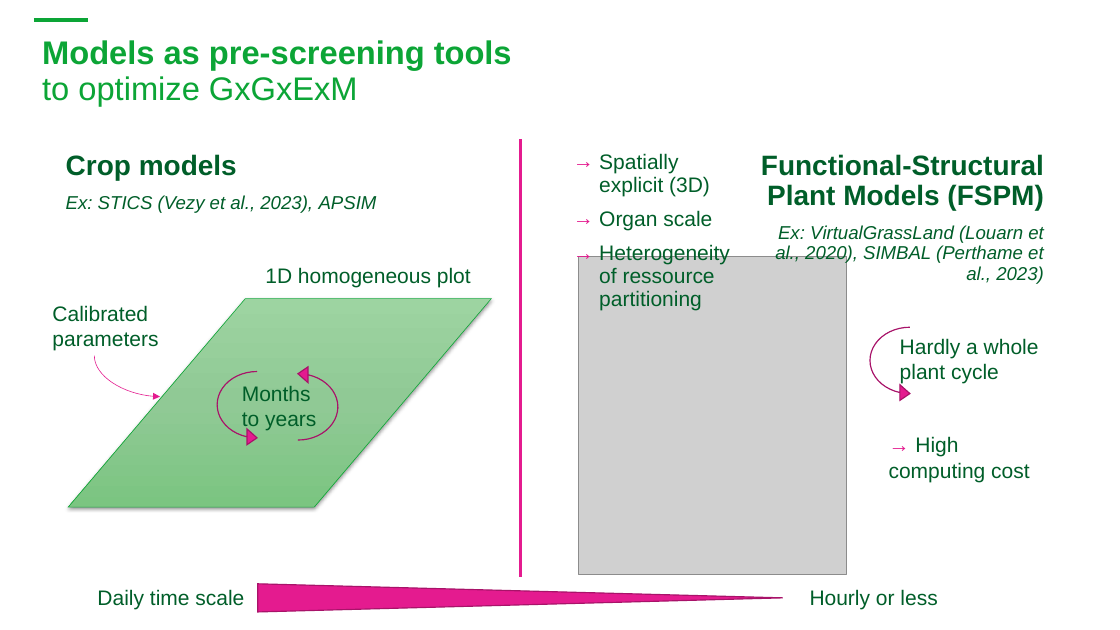
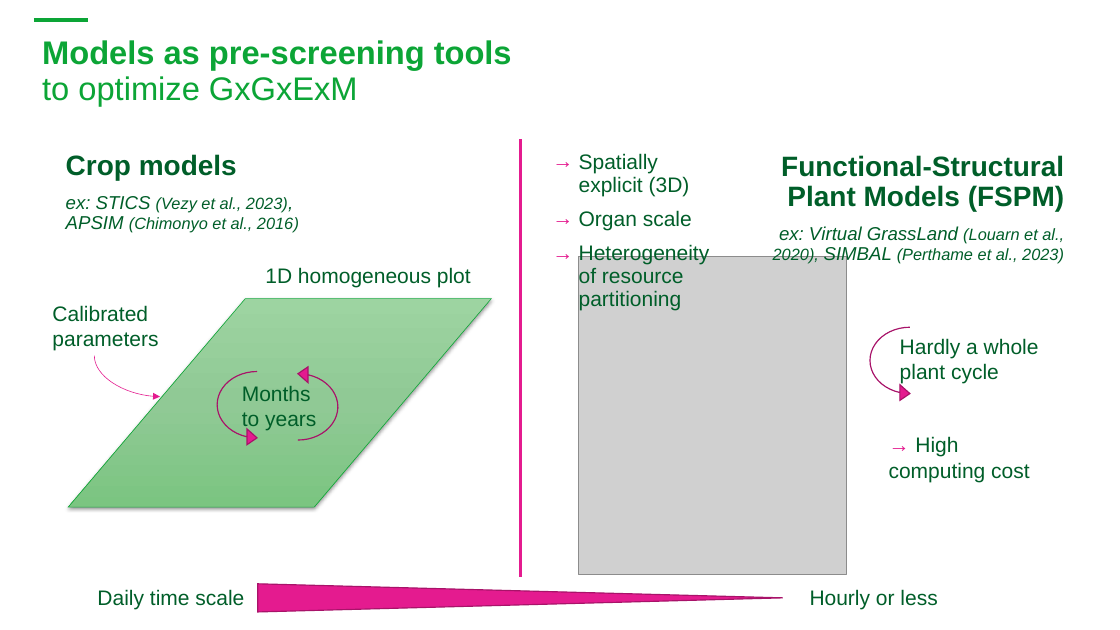
Before and after one commit to orianebro/PhD_Oriane, a slide deck: slide 3 of resources/ppt_Agapiades_28_05_2024_V2.pptx. Drawn at 1120x630 pixels with LibreOffice and Linux fonts; fonts in the diff are those of the drawing; grey boxes stand for pictures; background and template pictures are left out. Boxes give left, top, right and bottom in pixels: in the first picture for what was removed or moved away, otherwise in the second. Text is boxed around its words. In the diff, an @@ line names an element or a change of style, - is before the commit and + after.

```diff
--- a/resources/ppt_Agapiades_28_05_2024_V2.pptx
+++ b/resources/ppt_Agapiades_28_05_2024_V2.pptx
@@ text "Spatially explicit (3D)" moved from (x1=599, y1=153, x2=730, y2=310) to (x1=579, y1=153, x2=710, y2=310) @@
@@ text "Functional-Structural Plant Models (FSPM)" moved from (x1=761, y1=154, x2=1044, y2=284) to (x1=773, y1=155, x2=1064, y2=265) @@
@@ text at (x1=66, y1=196, x2=299, y2=233): text changed; size 16 to 14 pt @@
-Ex: STICS (Vezy et al., 2023), APSIM
+ex: STICS (Vezy et al., 2023), APSIM (Chimonyo et al., 2016)
@@ text at (x1=773, y1=226, x2=1064, y2=265): text changed; size 16 to 14 pt @@
-Ex: VirtualGrassLand (Louarn et al., 2020), SIMBAL (Perthame et al., 2023)
+ex: Virtual GrassLand (Louarn et al., 2020), SIMBAL (Perthame et al., 2023)
@@ text at (x1=579, y1=244, x2=710, y2=310): text changed @@
-→ Heterogeneity of ressource partitioning
+→ Heterogeneity of resource partitioning
```
Also in this commit, not shown: 4 other slides changed, 41 other files.
